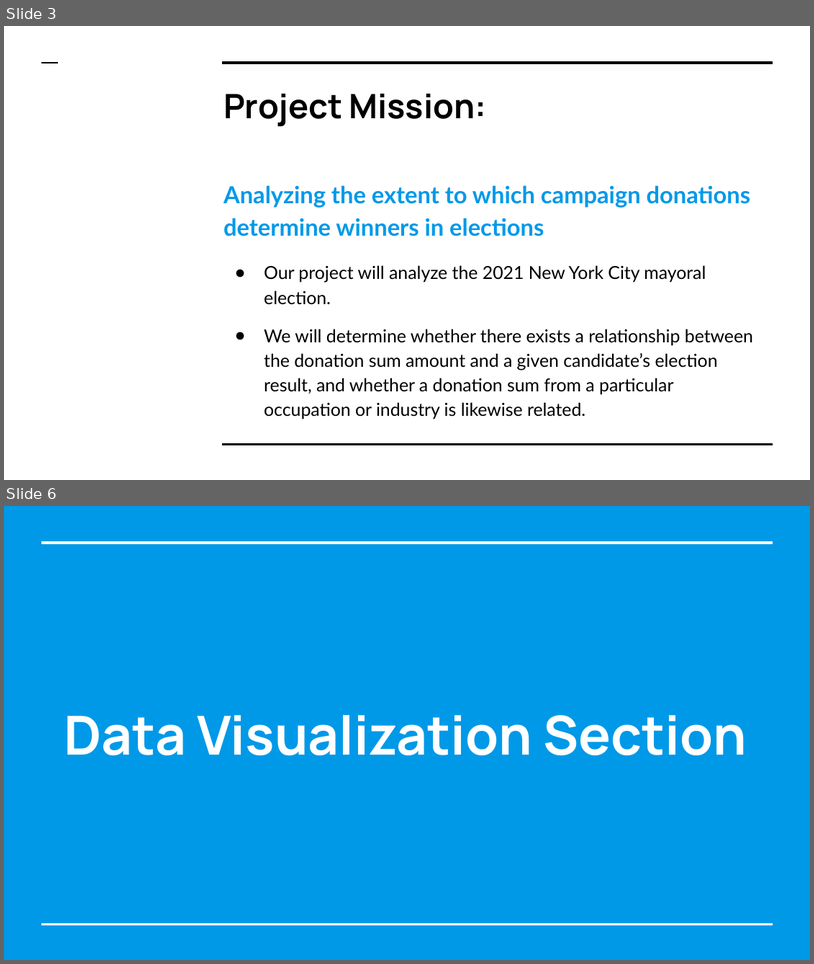
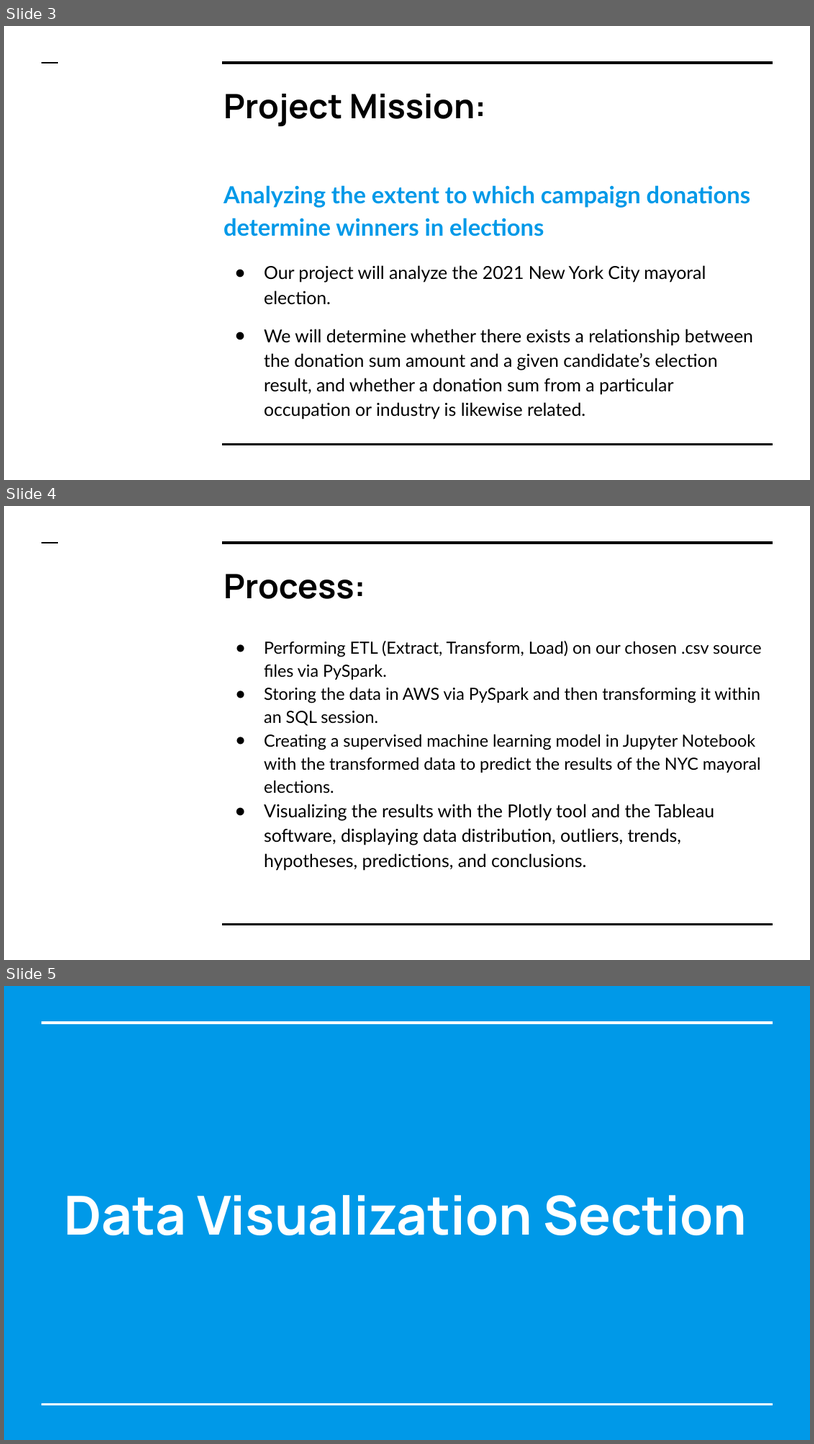
Before and after one commit to ssheggrud/Mod_20_Project, a slide deck: Presentation/Group5Presentation.pptx. Shown one above the other, each under a label of ours: slides 3 and 6 before the commit, slides 3, 4 and 5 after it; the slides between them are not shown. The pictures are 814x964 and 814x1444 pixels, drawn with LibreOffice and Linux fonts; fonts in the diff are those of the drawing. Boxes give left, top, right and bottom in pixels: in the first picture for what was removed or moved away, otherwise in the second. Text is boxed around its words. In the diff, an @@ line names an element or a change of style, - is before the commit and + after.

```diff
--- a/Presentation/Group5Presentation.pptx
+++ b/Presentation/Group5Presentation.pptx
@@ slide 4 added at (4, 506, 810, 960), background #FFFFFF; not listed: 3 template elements that a slide beside it also shows @@
@@ title added at (224, 574, 365, 599), 30 pt, text #000000, bold @@
+Process:
@@ text added at (264, 641, 762, 870), 15 pt, text #000000 @@
+● Performing ETL (Extract, Transform, Load) on our chosen .csv source files via PySpark.
+● Storing the data in AWS via PySpark and then transforming it within an SQL session.
+● Creating a supervised machine learning model in Jupyter Notebook with the transformed data to predict the results of the NYC mayoral elections.
+● Visualizing the results with the Plotly tool and the Tableau software, displaying data distribution, outliers, trends, hypotheses, predictions, and conclusions.
@@ what was slide 6 is now slide 5 @@
```
Also in this commit, not shown: 4 slides changed, 2 slides removed.
